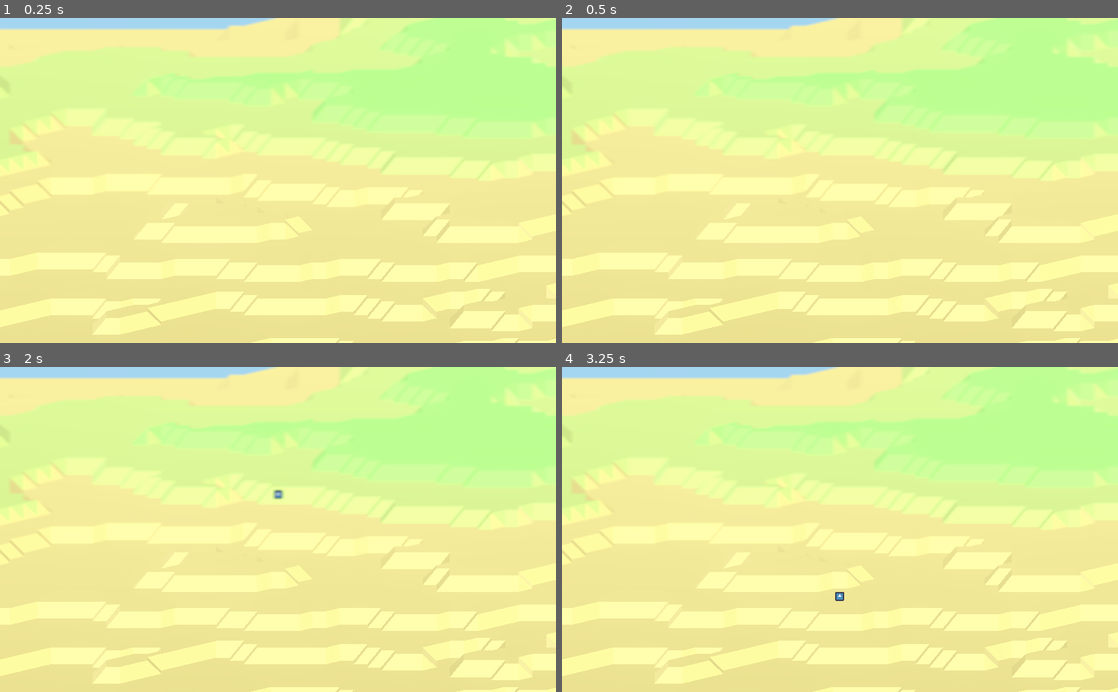
Above: before the commit, frames 1-4 (two rows, left to right).
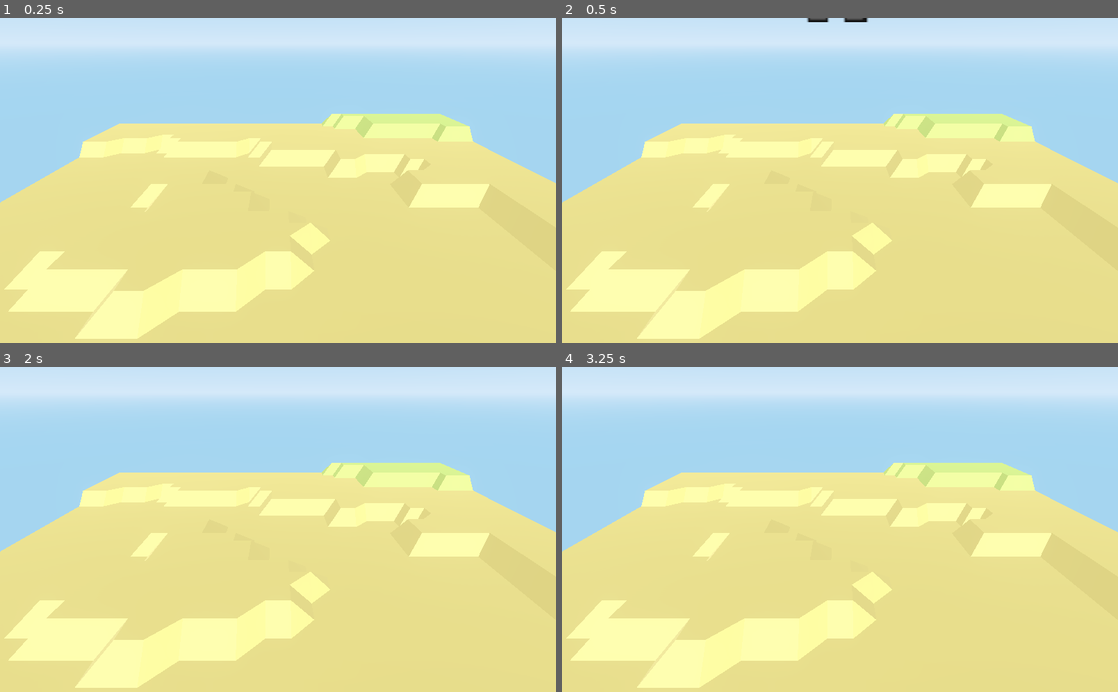
Above: after the commit, the same moments.

Repository: magnetenstad/High-Castle
Game: Godot game, scene res://Spatial.tscn
Two runs of this game, one before a commit and one after it. Both use one fixed random seed, a clock stepped at 60 frames per second and the inputs below. The engine's default icon, where the game draws it, is replaced by a stand-in: a white triangle on a blue panel in a dark square.
Inputs:
- Up to frame 1 (0.25 s): no input
- Up to frame 2 (0.5 s): no input
- Up to frame 3 (2 s): tap Enter at 0.5 s; hold D 0.53-1.28 s; hold Space 0.53-1.28 s; hold S from 1.28 s (still down); tap Space at 1.35, 1.52, 1.82 s
- Up to frame 4 (3.25 s): release S at 2.03 s; hold D 2.03-2.78 s; hold Space 2.03-2.78 s; tap Enter at 2.75 s; hold W from 2.78 s (still down); tap Space at 2.85, 3.02 s

The runs differ from the first frame. In frame 1, 57% of the frame differs, in the area x 0-100%, y 0-100%; in frame 2, 57%; in frame 3, 57%; in frame 4, 57%.

Commit message:
Add hatman

Diff:
--- a/Game/RigidBody.gd
+++ b/Game/RigidBody.gd
@@ -10,4 +10,19 @@
 
 # Called every frame. 'delta' is the elapsed time since the previous frame.
 func _process(delta):
-	pass
+	var spd_x = 0
+	var spd_y = 0
+	var spd_z = 0
+
+	if Input.is_key_pressed(KEY_D):
+		spd_x = 1
+	if Input.is_key_pressed(KEY_A):
+		spd_x = -1
+	if Input.is_key_pressed(KEY_S):
+		spd_z = 1
+	if Input.is_key_pressed(KEY_W):
+		spd_z = -1
+	if Input.is_key_pressed(KEY_SPACE):
+		spd_y = 2
+
+	add_central_force(Vector3(spd_x, spd_y, spd_z) * 30)
--- a/Game/Spatial.tscn
+++ b/Game/Spatial.tscn
@@ -1,10 +1,11 @@
 [gd_scene load_steps=5 format=2]
 
 [ext_resource path="res://World.gd" type="Script" id=1]
-[ext_resource path="res://icon.png" type="Texture" id=2]
+[ext_resource path="res://sprites/hatman.png" type="Texture" id=2]
 [ext_resource path="res://RigidBody.gd" type="Script" id=3]
 
 [sub_resource type="BoxShape" id=1]
+extents = Vector3( 1, 1, 0.29753 )
 
 [node name="Spatial" type="Spatial"]
 
@@ -14,10 +15,9 @@
 [node name="Rotate" type="Spatial" parent="World"]
 
 [node name="Camera" type="Camera" parent="World/Rotate"]
-transform = Transform( 1, 0, 0, 0, 0.97178, 0.235888, 0, -0.235888, 0.97178, -0.00675058, 19.8365, 72.2112 )
-projection = 1
+transform = Transform( 1, 0, 0, 0, 0.899825, 0.436252, 0, -0.436252, 0.899825, -0.00675058, 7.21332, 12.0038 )
 fov = 60.0
-size = 23.4742
+size = 17.4974
 near = 0.01
 far = 8192.0
 
@@ -25,14 +25,17 @@
 transform = Transform( 1, 0, 0, 0, 0.916781, 0.399389, 0, -0.399389, 0.916781, 0, 0, 0 )
 
 [node name="RigidBody" type="RigidBody" parent="."]
-transform = Transform( 1, 0, 0, 0, 1, 0, 0, 0, 1, 0, 25.6113, 10.4306 )
+transform = Transform( 1, 0, 0, 0, 1, 0, 0, 0, 1, 0, 10, 0 )
+axis_lock_angular_x = true
+axis_lock_angular_y = true
+axis_lock_angular_z = true
 script = ExtResource( 3 )
 
 [node name="Sprite3D" type="Sprite3D" parent="RigidBody"]
-transform = Transform( 1, 0, 0, 0, 1, 0, 0, 0, 1, 0, -0.266777, -0.0709686 )
-billboard = 1
+transform = Transform( 1, 0, 0, 0, 1, 0, 0, 0, 1, -0.450689, 2.26244, -0.367474 )
+pixel_size = 0.1
 texture = ExtResource( 2 )
 
 [node name="CollisionShape" type="CollisionShape" parent="RigidBody"]
-transform = Transform( 1, 0, 0, 0, 1, 0, 0, 0, 1, 0, -0.122108, 0 )
+transform = Transform( 1, 0, 0, 0, 1, 0, 0, 0, 1, 0, -0.122108, -0.419441 )
 shape = SubResource( 1 )
--- a/Game/World.gd
+++ b/Game/World.gd
@@ -6,7 +6,7 @@
 	noise.octaves = 6
 
 	var plane_mesh = PlaneMesh.new()
-	plane_mesh.size = Vector2(128, 128)
+	plane_mesh.size = Vector2(32, 32)
 	plane_mesh.subdivide_depth = plane_mesh.size.x
 	plane_mesh.subdivide_width = plane_mesh.size.x
 
--- a/Game/default_env.tres
+++ b/Game/default_env.tres
@@ -10,11 +10,9 @@
 background_sky = SubResource( 1 )
 ambient_light_color = Color( 1, 0.72549, 0, 1 )
 ambient_light_sky_contribution = 0.5
-dof_blur_far_enabled = true
 dof_blur_far_distance = 64.0
 dof_blur_far_transition = 32.0
 dof_blur_far_quality = 2
-dof_blur_near_enabled = true
 dof_blur_near_distance = 16.0
 dof_blur_near_transition = 8.0
 dof_blur_near_quality = 2
Binary file added: Game/sprites/hatman.png
Not shown, added: Assets/Concepts/Concept1.png
Not shown, added: Assets/Concepts/ConceptBase.png
Not shown, added: Assets/Concepts/States1.png
Not shown, added: Assets/Sprites/hatman.png
